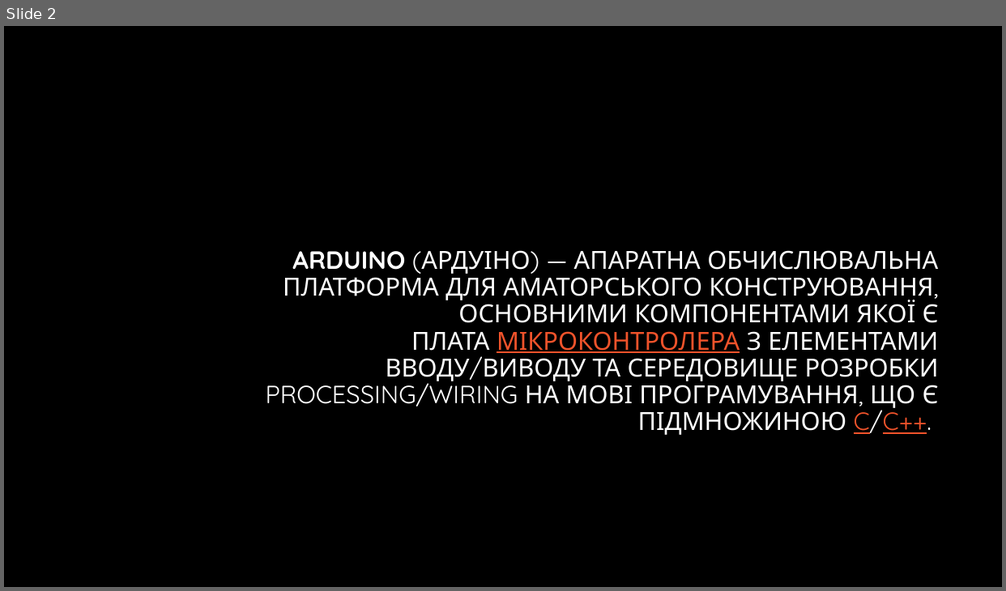
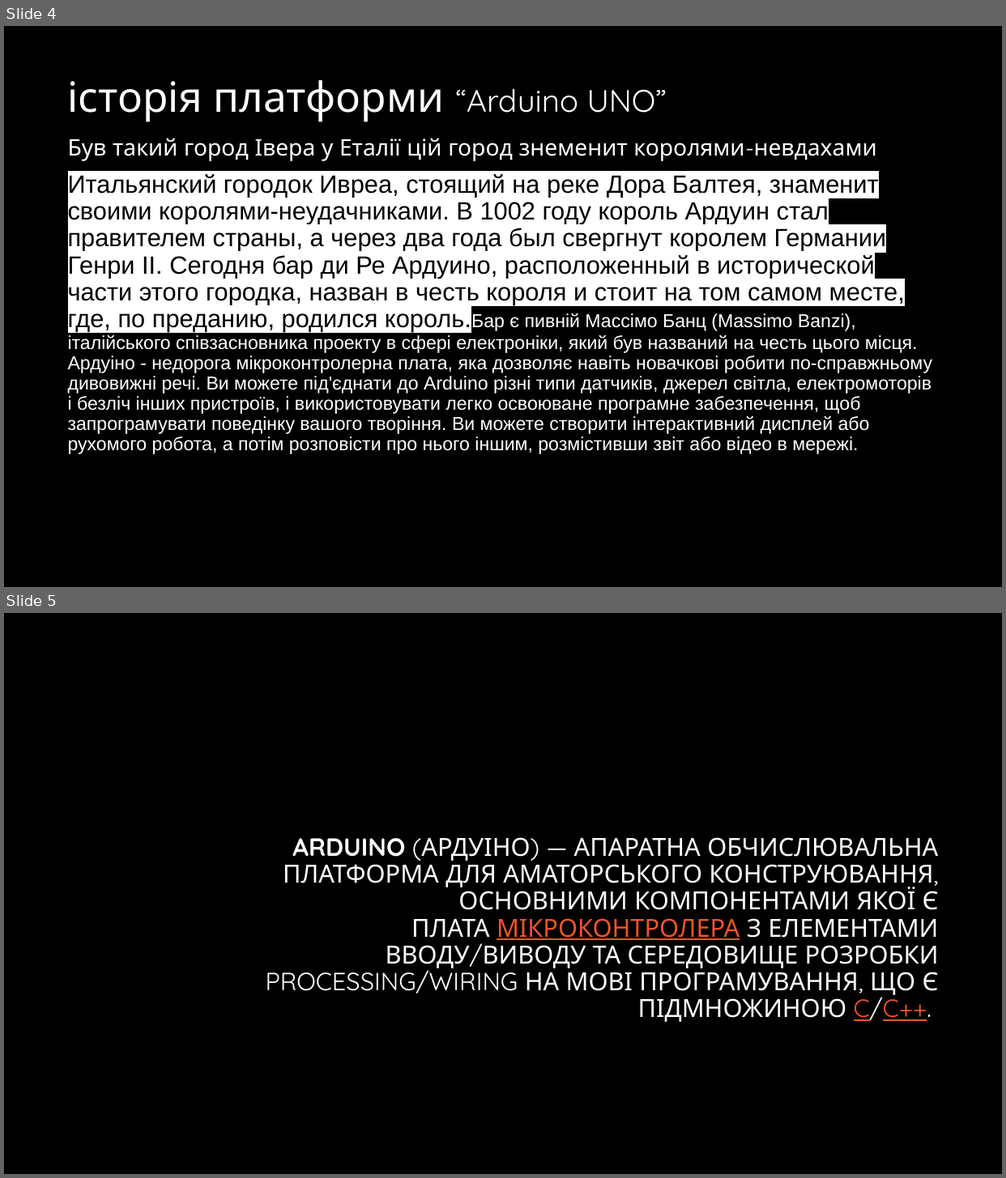
Before and after one commit to Balitsky/think_global, a slide deck: 4-6B/kasparov/ардуино.pptx. Shown one above the other, each under a label of ours: slide 2 before the commit, slides 4 and 5 after it. The pictures are 1006x591 and 1006x1178 pixels, drawn with LibreOffice and Linux fonts; fonts in the diff are those of the drawing; background and template pictures are left out. Boxes give left, top, right and bottom in pixels: in the first picture for what was removed or moved away, otherwise in the second. Text is boxed around its words. In the diff, an @@ line names an element or a change of style, - is before the commit and + after.

```diff
--- a/4-6B/kasparov/ардуино.pptx
+++ b/4-6B/kasparov/ардуино.pptx
@@ slide 4 added at box(4, 26, 1002, 587), background #000000 @@
@@ title added at box(68, 80, 667, 122), 40 pt, text #FFFFFF @@
+історія платформи “Arduino UNO”
@@ text added at box(68, 138, 932, 454), 18 pt, text #FFFFFF @@
+Був такий город Івера у Еталії цій город знеменит королями-невдахами
+Итальянский городок Ивреа, стоящий на реке Дора Балтея, знаменит своими королями-неудачниками. В 1002 году король Ардуин стал правителем страны, а через два года был свергнут королем Германии Генри II. Сегодня бар ди Ре Ардуино, расположенный в исторической части этого городка, назван в честь короля и стоит на том самом месте, где, по преданию, родился король.Бар є пивній Массімо Банц (Massimo Banzi), італійського співзасновника проекту в сфері електроніки, який був названий на честь цього місця. Ардуіно - недорога мікроконтролерна плата, яка дозволяє навіть новачкові робити по-справжньому дивовижні речі. Ви можете під'єднати до Arduino різні типи датчиків, джерел світла, електромоторів і безліч інших пристроїв, і використовувати легко освоюване програмне забезпечення, щоб запрограмувати поведінку вашого творіння. Ви можете створити інтерактивний дисплей або рухомого робота, а потім розповісти про нього іншим, розмістивши звіт або відео в мережі.
@@ what was slide 2 is now slide 5 @@
```
Also in this commit, not shown: 2 slides changed, 4 other slides added, 2 slides removed, 15 other files.
